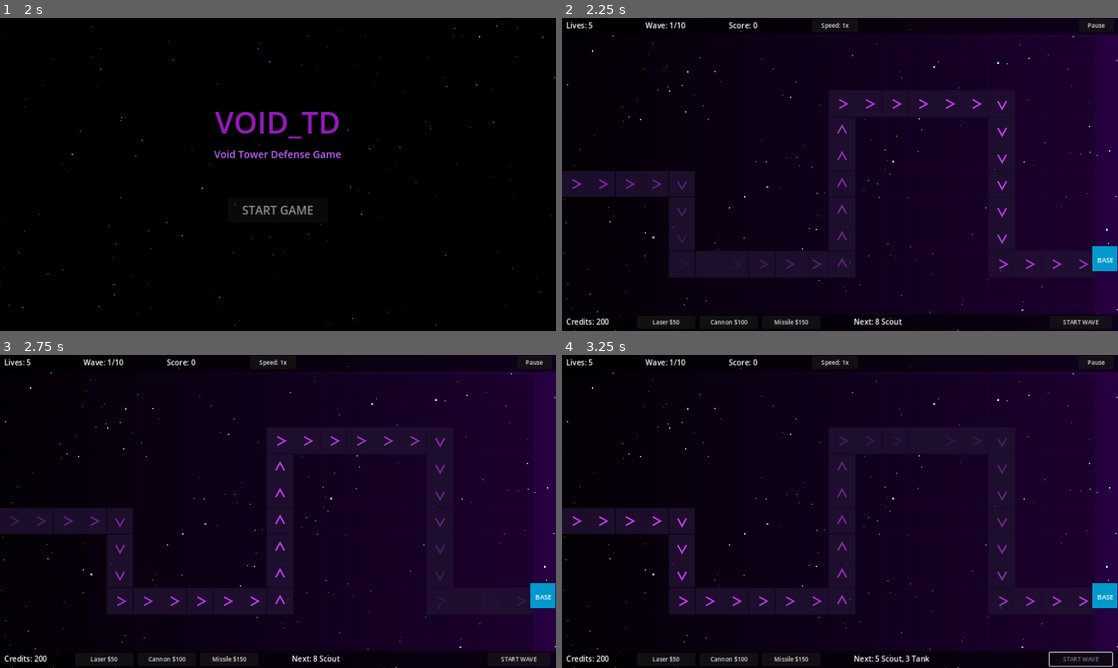
Above: before the commit, frames 1-4 (two rows, left to right).
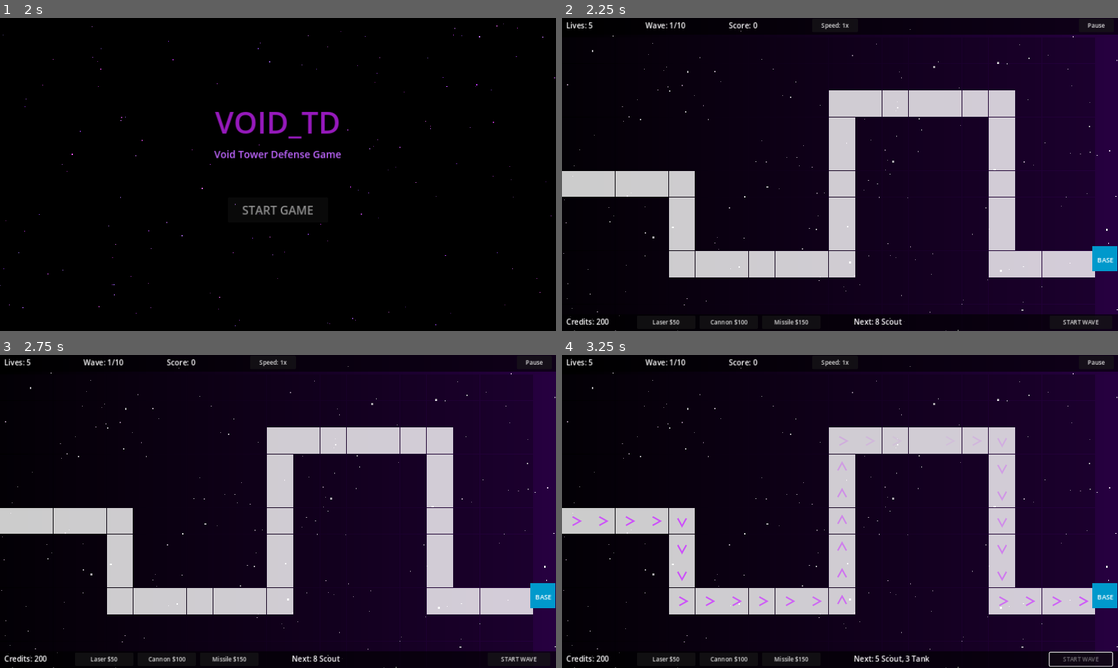
Above: after the commit, the same moments.

Repository: brew354/void_TD
Game: Godot game, scene res://Scenes/MenuScene.tscn
Same seed, same stepped clock (60 frames per second), same inputs: the game is played once before the commit and once after it.
Inputs (mouse positions are in pixels of both pictures, inside the frame that each line leads up to):
- Up to frame 1 (2 s): tap Enter at 0.5 s; move the mouse to (400, 158) at 0.52 s; tap 1 at 0.6 s; click (400, 158) at 0.67 s; tap Space at 0.77, 1.52 s; move the mouse to (166, 190) at 1.27 s; tap 2 at 1.35 s; click (166, 190) at 1.42 s
- Up to frame 2 (2.25 s): click "START GAME" at 2 s
- Up to frame 3 (2.75 s): no input
- Up to frame 4 (3.25 s): click "START WAVE" at 2.75 s

Frame 1 is identical in both runs. In frame 2, 14% of the frame differs, in the area x 0-96%, y 23-83%; in frame 3, 14%; in frame 4, 14%.

Commit message:
Chevrons: white path, wave-triggered fade
- PATH color reverted to white
- Chevrons start hidden (alpha 0), appear instantly when a wave starts,
  then fade to invisible over 9 seconds
- _PathChevron skips queue_redraw when invisible to avoid wasted redraws
- GameScene tracks path tiles and uses tween_method for a single-tween
  fade across all chevrons simultaneously

Co-Authored-By: Claude Sonnet 4.6 <noreply@anthropic.com>

Diff:
--- a/Void_TD/Nodes/TileNode.gd
+++ b/Void_TD/Nodes/TileNode.gd
@@ -12,7 +12,7 @@
 var tile_state: GridManager.TileState = GridManager.TileState.EMPTY
 
 const COLOR_EMPTY    = Color(0.04, 0.0, 0.06, 0.35)
-const COLOR_PATH     = Color(0.12, 0.06, 0.18, 0.92)
+const COLOR_PATH     = Color(1.0, 1.0, 1.0, 0.8)
 const COLOR_OCCUPIED = Color(0.10, 0.30, 0.10, 0.8)
 const COLOR_HOVER    = Color(0.20, 0.50, 0.80, 0.7)
 const COLOR_INVALID  = Color(0.80, 0.10, 0.10, 0.7)
@@ -64,8 +64,13 @@
 	var chev = _PathChevron.new()
 	chev.direction = dir
 	chev.base_phase = phase_offset
+	chev.modulate.a = 0.0
 	add_child(chev)
 	_path_chevron = chev
+
+func set_chevron_alpha(a: float) -> void:
+	if _path_chevron != null:
+		_path_chevron.modulate.a = a
 
 
 class _PathChevron extends Node2D:
@@ -75,7 +80,8 @@
 
 	func _process(delta: float) -> void:
 		_time += delta
-		queue_redraw()
+		if modulate.a > 0.01:
+			queue_redraw()
 
 	func _draw() -> void:
 		var wave := fmod(_time * 1.4 - base_phase, 1.0)
--- a/Void_TD/Scenes/GameScene.gd
+++ b/Void_TD/Scenes/GameScene.gd
@@ -50,6 +50,8 @@
 var _panel_target: String = ""  # "tower" or "base"
 var _base: Node2D
 var _fire_sfx_cooldowns: Dictionary = {}
+var _path_tile_nodes: Array = []
+var _chevron_tween: Tween = null
 
 # ─────────────────────────────────────────────────────────────────────────────
 func _ready() -> void:
@@ -132,6 +134,7 @@
 	_assign_path_directions()
 
 func _assign_path_directions() -> void:
+	_path_tile_nodes = []
 	var waypoints := GameConfig.PATH_WAYPOINTS
 	var total_len := 0.0
 	for i in range(waypoints.size() - 1):
@@ -149,9 +152,23 @@
 			var coord: Variant = GameConfig.grid_coord(seg_start.lerp(seg_end, t))
 			if coord == null:
 				continue
+			var tile = tile_nodes[coord.y][coord.x]
 			var phase := (cum + seg_len * t) / total_len
-			tile_nodes[coord.y][coord.x].set_path_direction(dir, phase)
+			tile.set_path_direction(dir, phase)
+			if not tile in _path_tile_nodes:
+				_path_tile_nodes.append(tile)
 		cum += seg_len
+
+func _set_all_chevron_alpha(a: float) -> void:
+	for tile in _path_tile_nodes:
+		tile.set_chevron_alpha(a)
+
+func _start_chevron_fade() -> void:
+	if _chevron_tween != null:
+		_chevron_tween.kill()
+	_set_all_chevron_alpha(1.0)
+	_chevron_tween = create_tween()
+	_chevron_tween.tween_method(_set_all_chevron_alpha, 1.0, 0.0, 9.0)
 
 func _spawn_base() -> void:
 	_base = BaseNode.new()
@@ -364,6 +381,7 @@
 	if not wave_manager.has_more_waves():
 		return
 	_close_upgrade_panel()
+	_start_chevron_fade()
 	_play_sfx(440.0, 0.18, -6.0)
 	state_machine.transition_to(GameStateMachine.State.WAVE_IN_PROGRESS)
 	wave_manager.start_wave()
